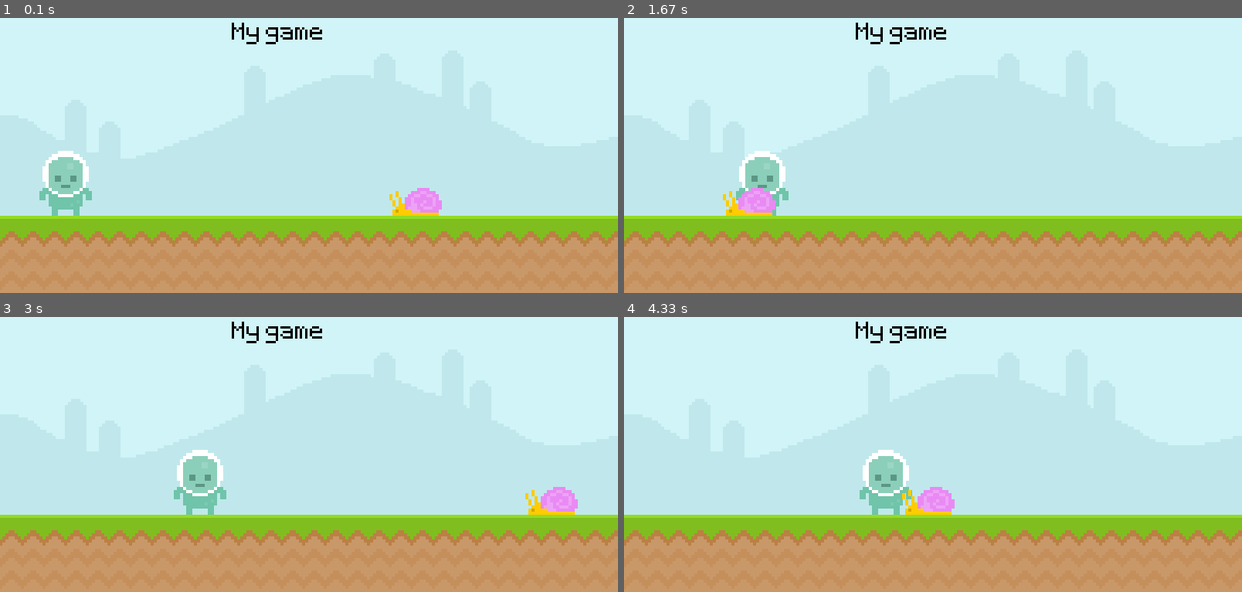
Above: before the commit, frames 1-4 (two rows, left to right).
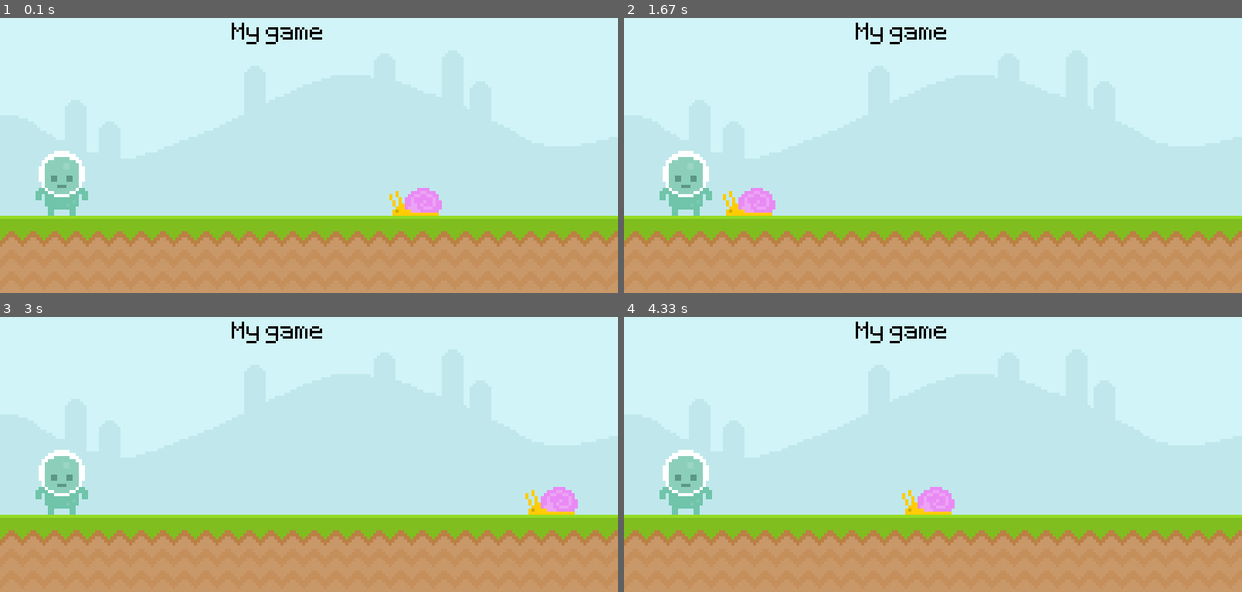
Above: after the commit, the same moments.

Repository: kmart9001/pygame-stuff
Game: pygame game, started from pygame/pygametest1.py
Same seed, same stepped clock (60 frames per second), same inputs: the game is played once before the commit and once after it.
Inputs (mouse positions are in pixels of both pictures, inside the frame that each line leads up to):
- Up to frame 1 (0.1 s): no input
- Up to frame 2 (1.67 s): click (685, 183) at 0.38 s
- Up to frame 3 (3 s): no input
- Up to frame 4 (4.33 s): no input

The runs differ from the first frame. In frame 1, 0.6% of the frame differs, in the area x 5-15%, y 48-72%; in frame 2, 2.5%; in frame 3, 2.8%, in the area x 5-37%, y 48-72%; in frame 4, 2.8%.

Commit message:
Adding mouse support

Diff:
--- a/pygame/pygametest1.py
+++ b/pygame/pygametest1.py
@@ -28,11 +28,15 @@
     screen.blit(text_surface, (300,50))
 
     screen.blit(player_surf,player_rect)
-    player_rect.left += 1
     snail_rect.x -= 4
     if snail_rect.right <= 0: snail_rect.left = 800
     screen.blit(snail_surf, snail_rect)
 
+    #if player_rect.colliderect(snail_rect):
+    #    print('collision')
+
+    mouse_pos = pygame.mouse.get_pos()
+    if player_rect.collidepoint(mouse_pos):
+        print('collison')
     pygame.display.update()
     clock.tick(60)
-# THIS IS A COMMENT TO SEE IF MY GITHUB FLOW IS WORKING
